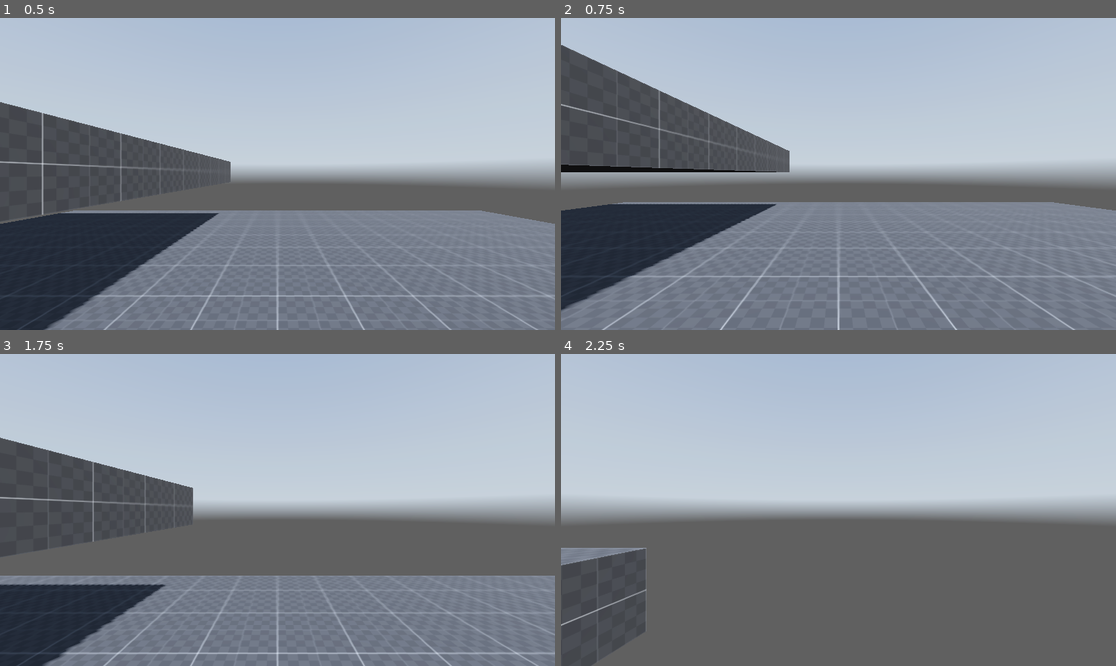
Above: before the commit, frames 1-4 (two rows, left to right).
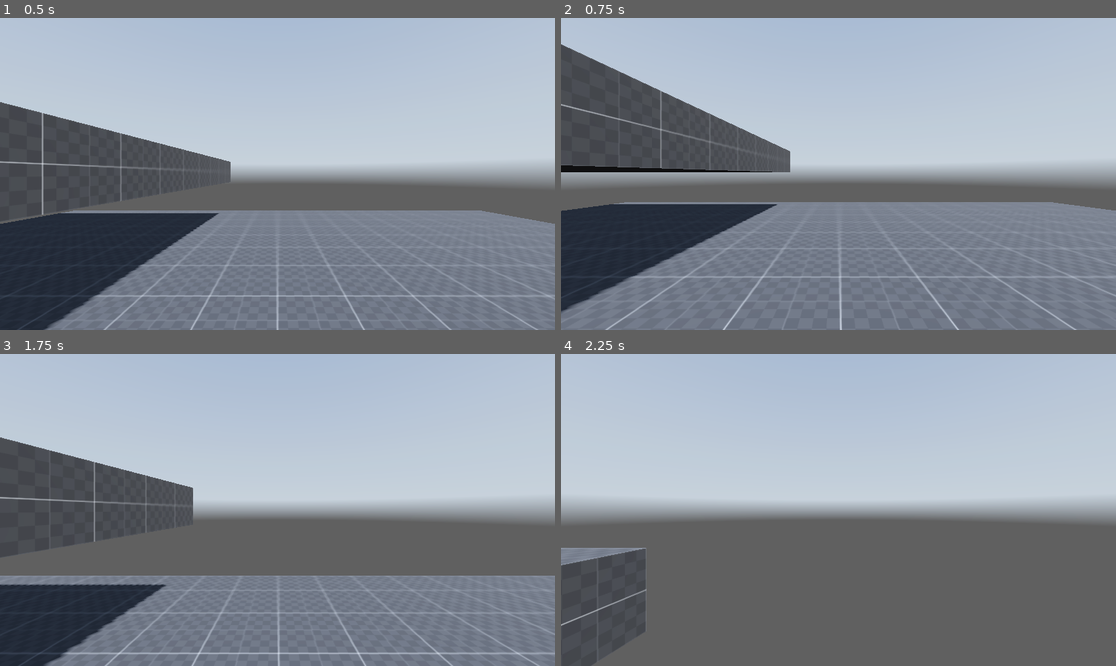
Above: after the commit, the same moments.

Repository: Lv404NotFound/Bugles_With_Chees
Game: Godot game, scene res://Scenes/Main.tscn
Two runs of this game, one before a commit and one after it. Both use one fixed random seed, a clock stepped at 60 frames per second and the inputs below. A sky picture missing from this copy of the repository is replaced by a grey-blue gradient.
Inputs:
- Up to frame 1 (0.5 s): no input
- Up to frame 2 (0.75 s): tap Enter at 0.5 s; hold W (forward) from 0.53 s (still down); hold Ctrl (crouch) from 0.53 s (still down)
- Up to frame 3 (1.75 s): keep holding W (forward); tap Space (jump) at 0.77, 1.07, 1.52 s; tap Alt (free_look) at 0.8, 1.35 s; release Ctrl (crouch) at 1.28 s; tap Shift (sprint) at 1.55 s
- Up to frame 4 (2.25 s): keep holding W (forward); tap Space (jump) at 1.82 s; hold Shift (sprint) from 2.03 s (still down)

Frame 1 is identical in both runs. In frame 2, 1.2% of the frame differs, in the area x 0-100%, y 8-100%; in frame 3, 0.5%; in frame 4, less than 0.1%.

Commit message:
+ head_Bobbing
Finished the sliding + Head_Bobbing

Diff:
--- a/Scenes/Main.tscn
+++ b/Scenes/Main.tscn
@@ -70,4 +70,6 @@
 
 [node name="Head" type="Node3D" parent="Player/nek"]
 
-[node name="Camera3D" type="Camera3D" parent="Player/nek/Head"]
+[node name="eyes" type="Node3D" parent="Player/nek/Head"]
+
+[node name="Camera3D" type="Camera3D" parent="Player/nek/Head/eyes"]
--- a/Scripts/Player.gd
+++ b/Scripts/Player.gd
@@ -2,20 +2,22 @@
 
 # Player Nodes
 
-@onready var head = $nek/Head
-@onready var standing_collision_shape = $standing_Collision_shape
-@onready var crouching_collision_shape = $Crouching_Collision_shape
-@onready var ray_cast_3d = $RayCast3D
-@onready var nek = $nek
-@onready var camera_3d = $nek/Head/Camera3D
+@onready var head = $nek/Head # Reference to the player's head node
+@onready var standing_collision_shape = $standing_Collision_shape # Reference to the standing collision shape
+@onready var crouching_collision_shape = $Crouching_Collision_shape # Reference to the crouching collision shape
+@onready var ray_cast_3d = $RayCast3D # Reference to the RayCast3D node for detecting collisions
+@onready var nek = $nek # Reference to the player's neck node
+@onready var camera_3d = $nek/Head/eyes/Camera3D
+@onready var eyes = $nek/Head/eyes
+
 
 # Speed Vars
 
-var current_speed = 5.0
+var current_speed = 5.0 # Variable to store the current speed of the player
 
-var walking_speed = 5.0
-var sprting_speed = 8.0
-var crouching_speed = 3.0
+var walking_speed = 5.0 # Speed when the player is walking
+var sprting_speed = 8.0 # Speed when the player is sprinting
+var crouching_speed = 3.0 # Speed when the player is crouching
 
 # States
 var walking = false
@@ -24,102 +26,141 @@
 var free_looking = false
 var sliding = false
 
-# slide vars
+# Slide vars
 
 var slide_timer = 0.0
 var slide_timer_max = 1.0
 var slide_vector = Vector2.ZERO
 var slide_speed = 10.0
 
+
+# head bobbings vars
+
+const head_bobbing_Sprinting_speed = 22.0
+const head_bobbing_walking_speed = 14.0
+const head_bobbing_crouching_speed = 10.0
+
+const head_bobbing_Sprinting_intensity = 0.02
+const head_bobbing_walking_intensity = 0.1
+const head_bobbing_crouching_intensity = 0.05
+
+var head_bobbing_vector = Vector2.ZERO
+var head_bobbing_index = 0.0
+var head_bobbing_current_intensity = 0.0
+
+
 # Movement states
 
-const jump_velocity = 4.5
+const jump_velocity = 4.5 # Velocity applied when the player jumps
 
-var crouching_depth = -0.5
+var crouching_depth = -0.5 # Depth to which the player crouches
 
-var lerp_speed = 10.0
+var lerp_speed = 10.0 # Speed at which the interpolation happens
 
-var free_look_tilt_amount = 8
+var free_look_tilt_amount = 8 # Amount of tilt when free looking
 
 # Input vars
 
-const mouse_sens = 0.4
-var direction = Vector3.ZERO
+const mouse_sens = 0.4 # Mouse sensitivity
+var direction = Vector3.ZERO # Direction vector for player movement
 
-var gravity = ProjectSettings.get_setting("physics/3d/default_gravity")
+var gravity = ProjectSettings.get_setting("physics/3d/default_gravity") # Gravity value from project settings
 
 func _ready():
-	Input.set_mouse_mode(Input.MOUSE_MODE_CAPTURED)
+	Input.set_mouse_mode(Input.MOUSE_MODE_CAPTURED) # Capture the mouse for first-person movement
 
 func _input(event):
-
-	if event is InputEventMouse:
+	if event is InputEventMouse: # Check if the event is a mouse event
 		if free_looking:
-			nek.rotate_y(deg_to_rad(-event.relative.x * mouse_sens))
-			nek.rotation.y = clamp(nek.rotation.y, deg_to_rad(-120), deg_to_rad(120))
+			nek.rotate_y(deg_to_rad(-event.relative.x * mouse_sens)) # Rotate the neck horizontally based on mouse movement
+			nek.rotation.y = clamp(nek.rotation.y, deg_to_rad(-120), deg_to_rad(120)) # Clamp the neck rotation to prevent over-rotation
 		else:
-			rotate_y(deg_to_rad(-event.relative.x * mouse_sens))
-		head.rotate_x(deg_to_rad(-event.relative.y * mouse_sens))
-		head.rotation.x = clamp(head.rotation.x, deg_to_rad(-89), deg_to_rad(89))
+			rotate_y(deg_to_rad(-event.relative.x * mouse_sens)) # Rotate the player horizontally based on mouse movement
+		head.rotate_x(deg_to_rad(-event.relative.y * mouse_sens)) # Rotate the head vertically based on mouse movement
+		head.rotation.x = clamp(head.rotation.x, deg_to_rad(-89), deg_to_rad(89)) # Clamp the head rotation to prevent over-rotation
 
 func _physics_process(delta):
-	# getting movement input.
-	var input_dir = Input.get_vector("left", "right", "forward", "backwards")
+	# Getting movement input.
+	var input_dir = Input.get_vector("left", "right", "forward", "backwards") # Get the input direction vector
 	# Handle crouching
-	if Input.is_action_pressed("crouch"):
-		current_speed = crouching_speed
-		head.position.y = lerp(head.position.y, crouching_depth, delta * lerp_speed)
+	if Input.is_action_pressed("crouch") or sliding: # Check if the crouch action is pressed or the player is sliding
+		current_speed = crouching_speed # Set the current speed to crouching speed
+		head.position.y = lerp(head.position.y, crouching_depth, delta * lerp_speed) # Smoothly transition the head position to the crouching position
 
-		standing_collision_shape.disabled = true
-		crouching_collision_shape.disabled = false
+		standing_collision_shape.disabled = true # Disable the standing collision shape
+		crouching_collision_shape.disabled = false # Enable the crouching collision shape
 
-		#slide begin
-
-
-		if sprinting && input_dir != Vector2.ZERO:
+		# Slide begin
+		if sprinting and input_dir != Vector2.ZERO:
 			sliding = true
 			slide_timer = slide_timer_max
 			slide_vector = input_dir
 			free_looking = true
 
-
 		sprinting = false
 		walking = false
 		crouching = true
 
-	elif !ray_cast_3d.is_colliding():
-		standing_collision_shape.disabled = false
-		crouching_collision_shape.disabled = true
-		head.position.y = lerp(head.position.y, 0.0, delta * lerp_speed)
+	elif !ray_cast_3d.is_colliding(): # Check if the RayCast3D is not colliding
+		standing_collision_shape.disabled = false # Enable the standing collision shape
+		crouching_collision_shape.disabled = true # Disable the crouching collision shape
+		head.position.y = lerp(head.position.y, 0.0, delta * lerp_speed) # Smoothly transition the head position back to the standing position
 
-		if Input.is_action_pressed("sprint"):
-			current_speed = sprting_speed
+		if Input.is_action_pressed("sprint"): # Check if the sprint action is pressed
+			current_speed = sprting_speed # Set the current speed to sprinting speed
 
 			sprinting = true
 			walking = false
 			crouching = false
 
 		else:
-			current_speed = walking_speed
+			current_speed = walking_speed # Set the current speed to walking speed
 			sprinting = false
 			walking = true
 			crouching = false
 
 	# Handle free looking
-	if Input.is_action_pressed("free_look") || sliding:
+	if Input.is_action_pressed("free_look") or sliding:
 		free_looking = true
-		camera_3d.rotation.z = -deg_to_rad(nek.rotation.y*free_look_tilt_amount)
+
+		if sliding:
+			camera_3d.rotation.z = lerp(camera_3d.rotation.z,-deg_to_rad(7.0),delta*lerp_speed)
+		else:
+				camera_3d.rotation.z = -deg_to_rad(nek.rotation.y * free_look_tilt_amount)
 	else:
 		free_looking = false
-		nek.rotation.y = lerp(nek.rotation.y,0.0,delta*lerp_speed)
-		camera_3d.rotation.z = lerp(camera_3d.rotation.z,0.0,delta*lerp_speed)
+		nek.rotation.y = lerp(nek.rotation.y, 0.0, delta * lerp_speed)
+		camera_3d.rotation.z = lerp(camera_3d.rotation.z, 0.0, delta * lerp_speed)
 
-		#handle sliding
-		if sliding:
-			slide_timer -= delta
-			if slide_timer <= 0:
-				sliding = false
-				free_looking = false
+	# Handle sliding
+	if sliding:
+		slide_timer -= delta
+		if slide_timer <= 0:
+			sliding = false
+			free_looking = false
+
+	# handle headbob
+	if sprinting:
+		head_bobbing_current_intensity = head_bobbing_Sprinting_intensity
+		head_bobbing_index += head_bobbing_Sprinting_speed * delta
+	elif walking:
+		head_bobbing_current_intensity = head_bobbing_walking_intensity
+		head_bobbing_index += head_bobbing_walking_speed * delta
+	elif crouching:
+		head_bobbing_current_intensity = head_bobbing_crouching_intensity
+		head_bobbing_index += head_bobbing_crouching_speed * delta
+
+
+	if is_on_floor() && !sliding && input_dir != Vector2.ZERO:
+		head_bobbing_vector.y = sin(head_bobbing_index)
+		head_bobbing_vector.x = sin(head_bobbing_index/2)+0.5
+
+		eyes.position.y = lerp(eyes.position.y, head_bobbing_vector.y*(head_bobbing_current_intensity/2.0), delta*lerp_speed)
+		eyes.position.x = lerp(eyes.position.x, head_bobbing_vector.x*head_bobbing_current_intensity, delta*lerp_speed)
+
+	else:
+		eyes.position.y = lerp(eyes.position.y, 0.0, delta*lerp_speed)
+		eyes.position.x = lerp(eyes.position.x, 0.0, delta*lerp_speed)
 
 	# Apply gravity if not on the floor
 	if not is_on_floor():
@@ -128,21 +169,21 @@
 	# Handle jumping
 	if Input.is_action_just_pressed("jump") and is_on_floor():
 		velocity.y = jump_velocity
+		sliding = false
 
 	# Handle movement and deceleration
 	direction = lerp(direction, (transform.basis * Vector3(input_dir.x, 0, input_dir.y)).normalized(), delta * lerp_speed)
 
 	if sliding:
-		direction =(transform.basis*Vector3(slide_vector.x,0,slide_vector.y)).normalized()
+		direction = (transform.basis * Vector3(slide_vector.x, 0, slide_vector.y)).normalized()
 
 	if direction:
 		velocity.x = direction.x * current_speed
 		velocity.z = direction.z * current_speed
 
 		if sliding:
-
-			velocity.x = direction.x * slide_timer * slide_speed
-			velocity.z = direction.z * slide_timer * slide_speed
+			velocity.x = direction.x * (slide_timer + 0.1) * slide_speed
+			velocity.z = direction.z * (slide_timer + 0.1) * slide_speed
 
 	else:
 		velocity.x = move_toward(velocity.x, 0, current_speed)
